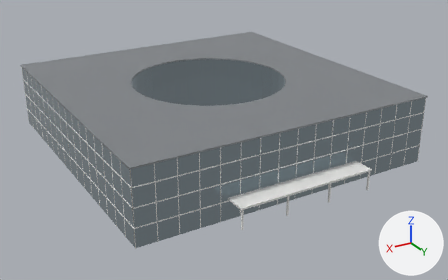
A saved change to the glTF model src/data/models/mad_puerta_sur.glb.
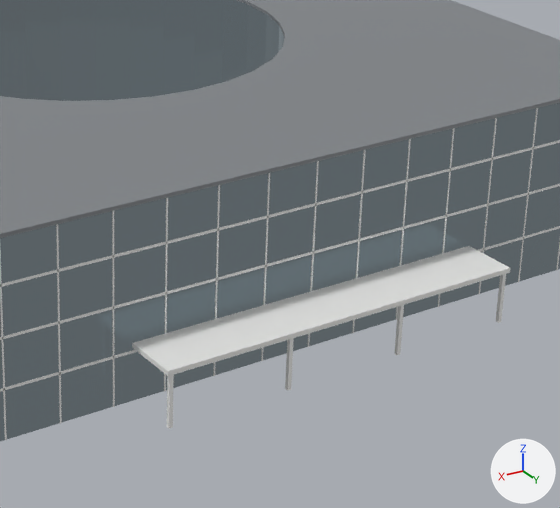
Old and new are each drawn whole from a 50 mm lens placed at (87.6, 154.8, 76.5), pointed at (-1.0, 7.1, 2.7) and again close up on the part from 40% to 87% of the width and 24% to 93% of the height. Arrows for +X, +Y and +Z are at lower right; the lights stay in place. The last two pictures show the newer version. Vertices at exactly the same position are counted once.

Objects in the first close-up: 'madring-ifema-puerta-sur'.
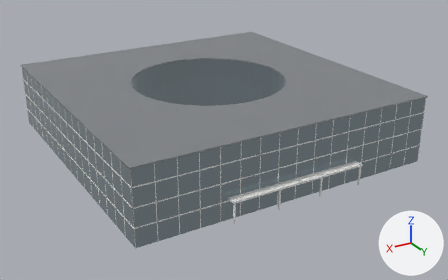
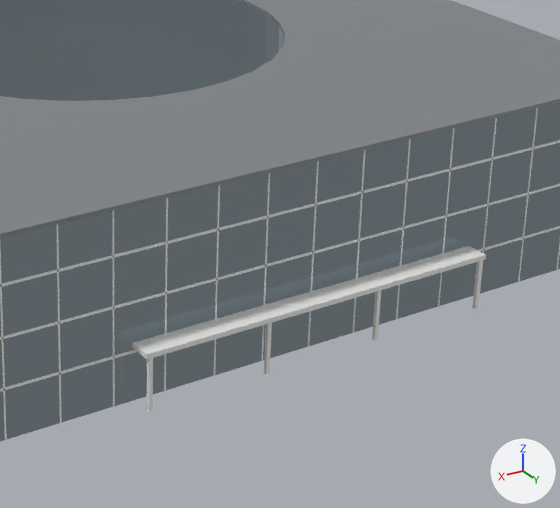
The change, as JSON lines over the scene's bpy script:
```json
{"block": "me_madring_ifema_puerta_sur", "where": "# used by ob_madring_ifema_puerta_sur; location = (0.0, 0.0, 0.0)"}
{"block": "me_madring_ifema_puerta_sur", "where": "# before: 841 (-20.0, 50.0, 6.0) at pixel (510, 267), 842 (-20.0, 50.0, 5.5) at pixel (510, 272), 844 (20.0, 50.0, 5.5) at pixel (168, 376), 845 (20.0, 50.0, 6.0) at pixel (168, 371)"}
{"op": "remove", "block": "me_madring_ifema_puerta_sur", "code": "me_madring_ifema_puerta_sur.from_pydata(...)  # 879 vertices, 1456 faces; spans x -44.3..44.3, y -44.3..50.0, z 0.0..20.0"}
{"op": "add", "block": "me_madring_ifema_puerta_sur", "code": "me_madring_ifema_puerta_sur.from_pydata(...)  # 879 vertices, 1456 faces; spans x -44.3..44.3, y -44.3..46.5, z 0.0..20.0"}
{"block": "me_madring_ifema_puerta_sur", "change": "me_madring_ifema_puerta_sur part 1: the loose piece of 8 vertices spanning x -19.7..-19.3, y 49.4..49.8, z 0.0..5.5 is moved by (0.0, -3.4, 0.0)"}
{"block": "me_madring_ifema_puerta_sur", "change": "me_madring_ifema_puerta_sur part 2: the loose piece of 8 vertices spanning x -6.7..-6.3, y 49.4..49.8, z 0.0..5.5 is moved by (0.0, -3.4, 0.0)"}
{"block": "me_madring_ifema_puerta_sur", "change": "me_madring_ifema_puerta_sur part 3: the loose piece of 8 vertices spanning x 6.3..6.7, y 49.4..49.8, z 0.0..5.5 is moved by (0.0, -3.4, 0.0)"}
{"block": "me_madring_ifema_puerta_sur", "change": "me_madring_ifema_puerta_sur part 4: the loose piece of 8 vertices spanning x 19.3..19.7, y 49.4..49.8, z 0.0..5.5 is moved by (0.0, -3.4, 0.0)"}
{"block": "me_madring_ifema_puerta_sur", "change": "me_madring_ifema_puerta_sur part 5"}
{"op": "add", "block": "me_madring_ifema_puerta_sur", "code": "for i in [841, 842, 844, 845]: me_madring_ifema_puerta_sur.vertices[i].co += Vector((0.0, -3.5, 0.0))"}
```

Where the change shows, as pixel boxes (x1, y1, x2, y2) in the close-ups (560 x 508 px; the box of a moved part takes in the faces that stretch with it):
```json
{"part": 1, "of": "me_madring_ifema_puerta_sur", "change": "moved or reshaped", "before": [496, 274, 506, 323], "after": [472, 260, 483, 309]}
{"part": 2, "of": "me_madring_ifema_puerta_sur", "change": "moved or reshaped", "before": [394, 305, 404, 355], "after": [372, 290, 381, 341]}
{"part": 3, "of": "me_madring_ifema_puerta_sur", "change": "moved or reshaped", "before": [285, 338, 294, 390], "after": [264, 323, 272, 375]}
{"part": 4, "of": "me_madring_ifema_puerta_sur", "change": "moved or reshaped", "before": [167, 375, 174, 429], "after": [147, 358, 153, 411]}
{"part": 5, "of": "me_madring_ifema_puerta_sur", "change": "moved or reshaped", "before": [132, 246, 510, 376], "after": [132, 246, 486, 359]}
```
